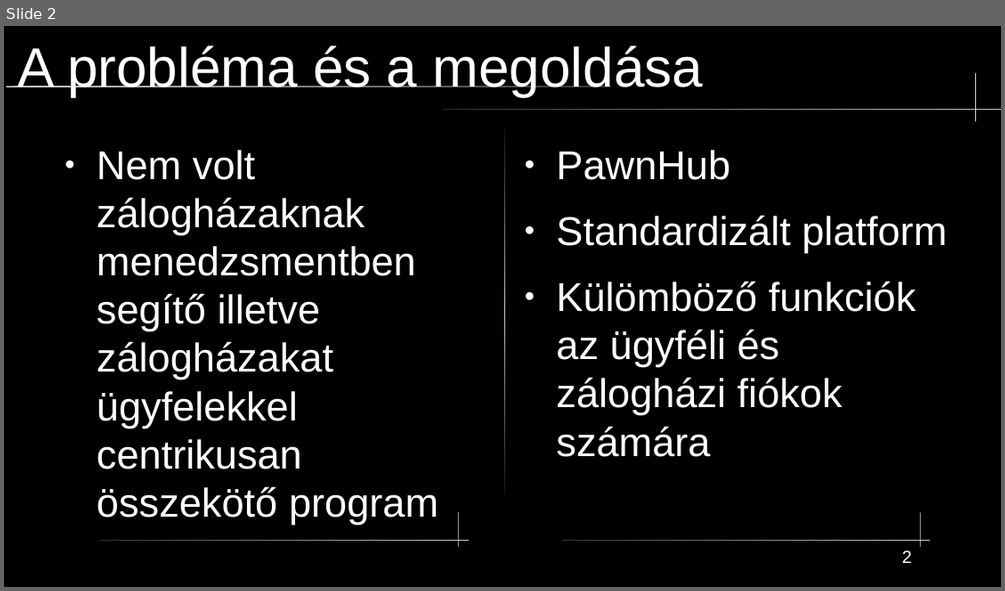
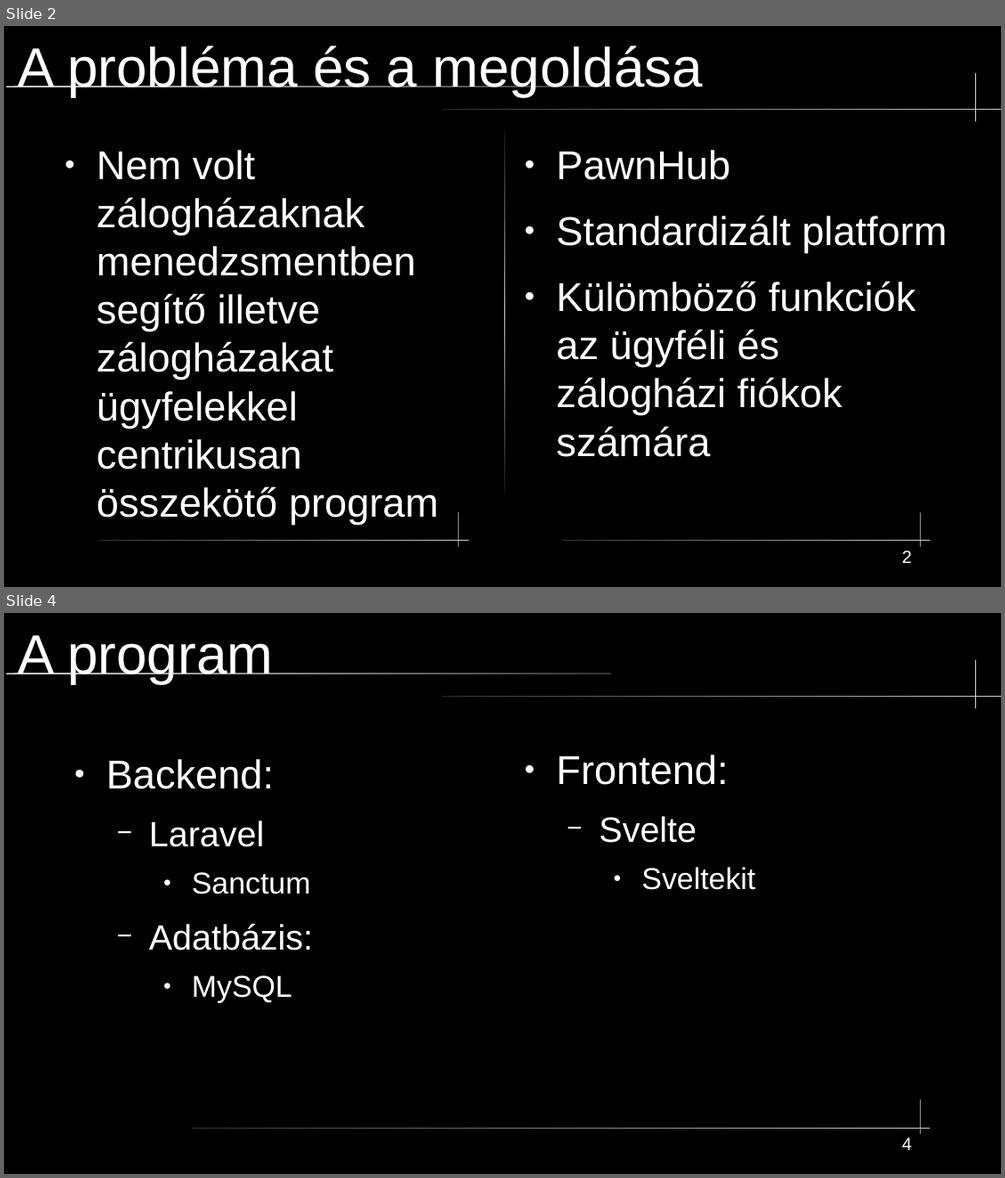
Before and after one commit to mikobalint-szbi/PawnHub, a slide deck: [Developer]/PPT/technikai prezentáció.odp. Shown one above the other, each under a label of ours: slide 2 before the commit, slides 2 and 4 after it; the slides between them are not shown. The pictures are 1005x591 and 1005x1178 pixels, drawn with LibreOffice and Linux fonts; fonts in the diff are those of the drawing. Boxes give left, top, right and bottom in pixels: in the first picture for what was removed or moved away, otherwise in the second. Text is boxed around its words. In the diff, an @@ line names an element or a change of style, - is before the commit and + after.

```diff
--- a/[Developer]/PPT/technikai prezentáció.odp
+++ b/[Developer]/PPT/technikai prezentáció.odp
@@ slide 4 added at [4,613,1001,1174], background #000000; not listed: 4 template elements that a slide beside it also shows @@
@@ title added at [18,635,273,684], 44 pt, text #FFFFFF @@
+A program
@@ text added at [106,759,313,1003], 28 pt, text #FFFFFF @@
+● Backend:
+  − Laravel
+    ● Sanctum
+  − Adatbázis:
+    ● MySQL
@@ text added at [556,755,755,890], 32 pt, text #FFFFFF @@
+● Frontend:
+  − Svelte
+    ● Sveltekit
@@ rounded rectangle added at [192,1127,930,1128], fill gradient #333333 to #CCCCCC @@
@@ page number added at [902,1137,912,1150], 14 pt, text #FFFFFF @@
+4
```
Also in this commit, not shown: 1 slide changed, 1 other slide added.
